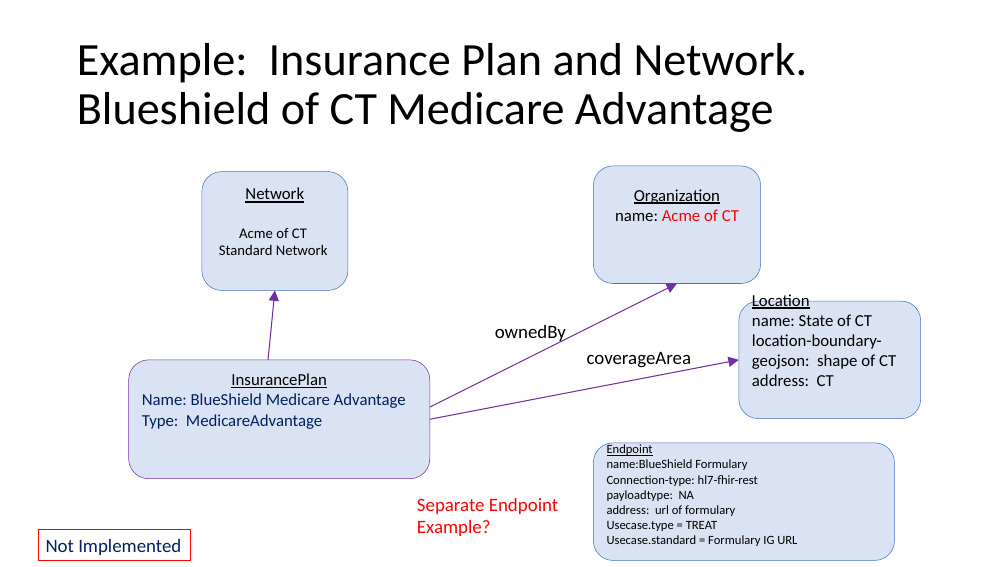
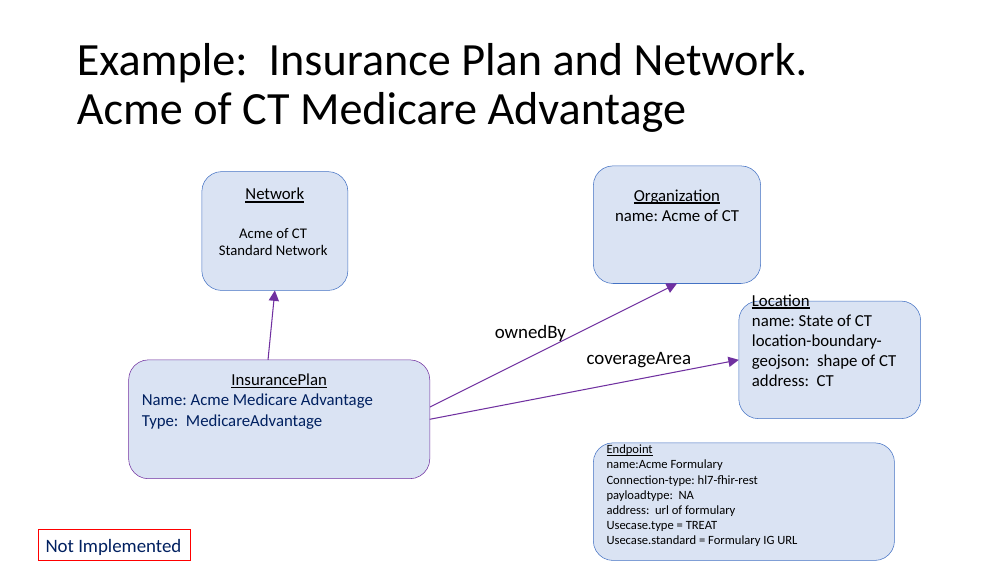
Before and after one commit to HL7/davinci-pdex-plan-net, a slide deck: slide 14 of fsh/ig-data/input/images/patterns.pptx. Drawn at 1008x567 pixels with LibreOffice and Linux fonts; fonts in the diff are those of the drawing. Boxes give left, top, right and bottom in pixels: in the first picture for what was removed or moved away, otherwise in the second. Text is boxed around its words. In the diff, an @@ line names an element or a change of style, - is before the commit and + after.

Commit message:
filled out representing.md and minor changes to patterns.pptx

```diff
--- a/fsh/ig-data/input/images/patterns.pptx
+++ b/fsh/ig-data/input/images/patterns.pptx
@@ title at box(77, 43, 808, 132): text changed @@
-Example: Insurance Plan and Network.
-Blueshield of CT Medicare Advantage
+Example: Insurance Plan and Network.
+Acme of CT Medicare Advantage
@@ rounded rectangle "Organization name: Acme of CT" at box(594, 166, 761, 284): text colour #FF0000 to #000000 in "Acme of CT" @@
@@ text in rounded rectangle at box(142, 393, 373, 408): text changed @@
-Name: BlueShield Medicare Advantage
+Name: Acme Medicare Advantage
@@ text in rounded rectangle at box(607, 443, 723, 470): text changed @@
-Endpoint
-name:BlueShield Formulary
+Endpoint
+name:Acme Formulary
@@ text removed at box(417, 498, 558, 536) @@
-Separate Endpoint Example?
```
Also in this commit, not shown: 2 other files.
